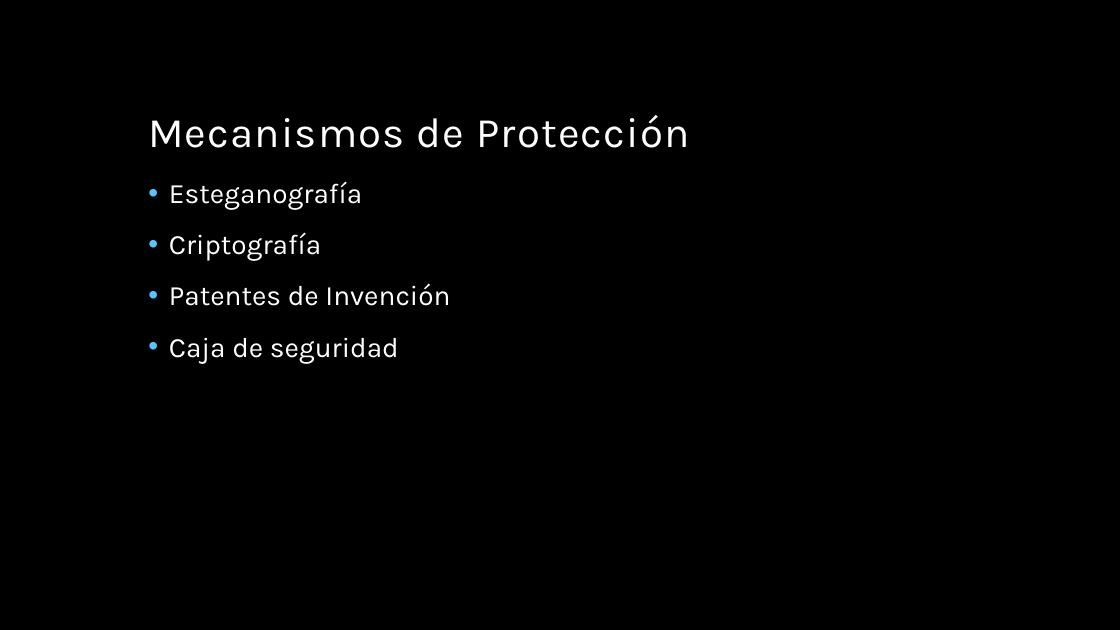
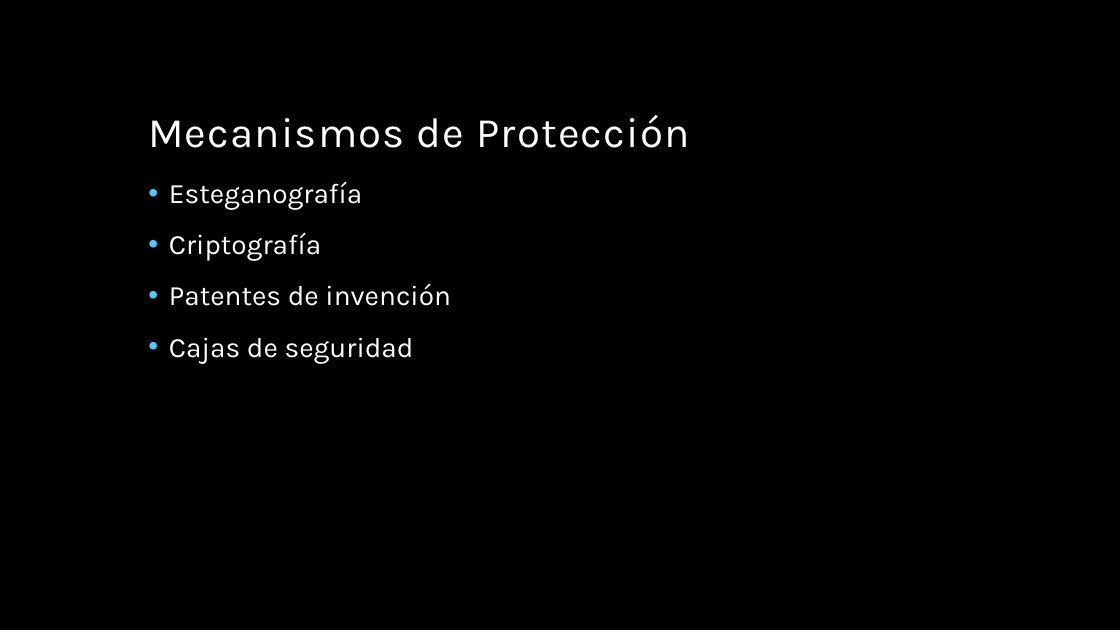
Before and after one commit to miparnisari/implantaciondesistemas, a slide deck: slide 17 of Presentacion/Fuga de Información.pptx. Drawn at 1120x630 pixels with LibreOffice and Linux fonts; fonts in the diff are those of the drawing; background and template pictures are left out. Boxes give left, top, right and bottom in pixels: in the first picture for what was removed or moved away, otherwise in the second. Text is boxed around its words. In the diff, an @@ line names an element or a change of style, - is before the commit and + after.

```diff
--- a/Presentacion/Fuga de Información.pptx
+++ b/Presentacion/Fuga de Información.pptx
@@ text at [169, 283, 451, 363]: text changed @@
-• Patentes de Invención
-• Caja de seguridad
+• Patentes de invención
+• Cajas de seguridad
```
Also in this commit, not shown: 8 other slides changed, 1 slide added, 2 slides removed.
